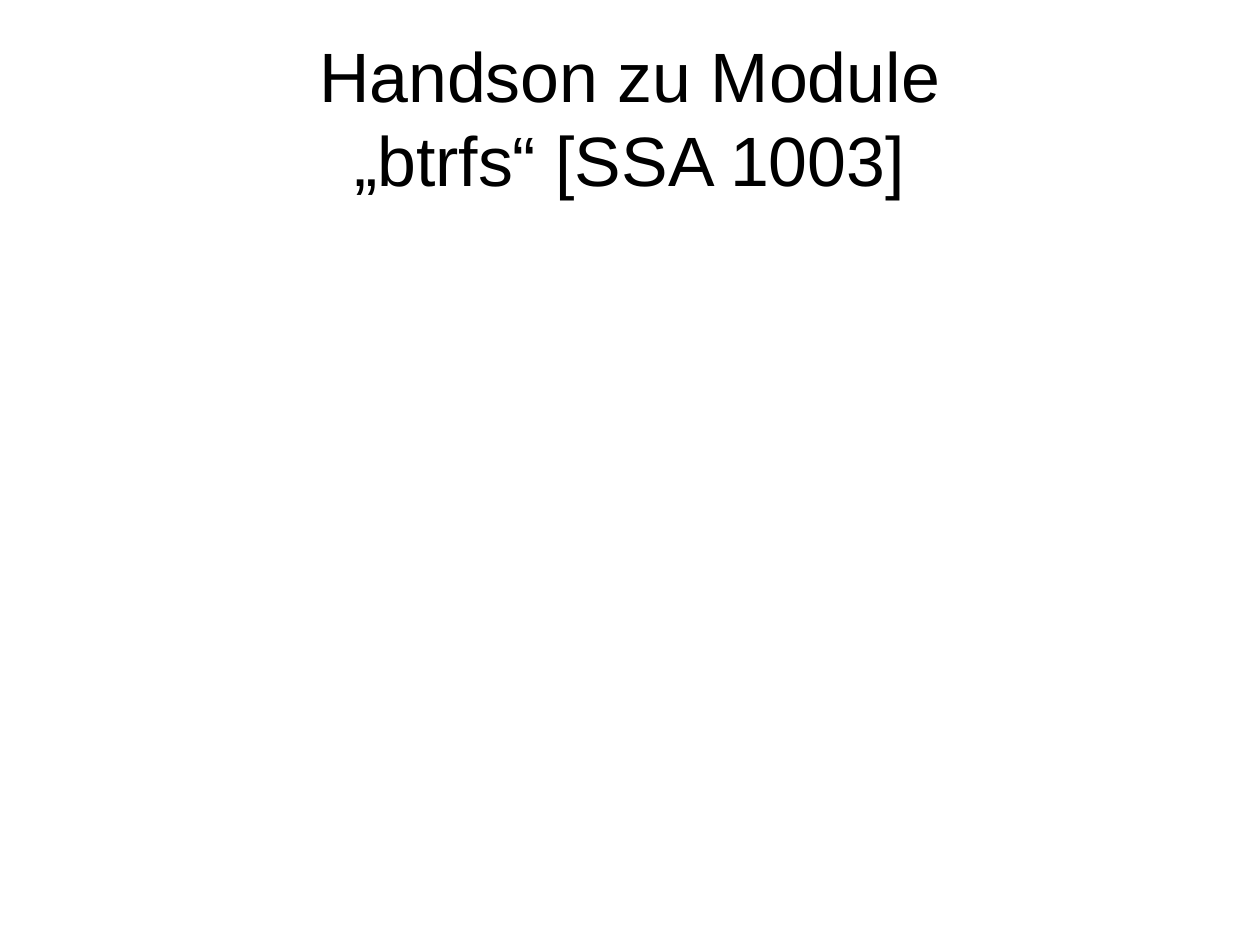
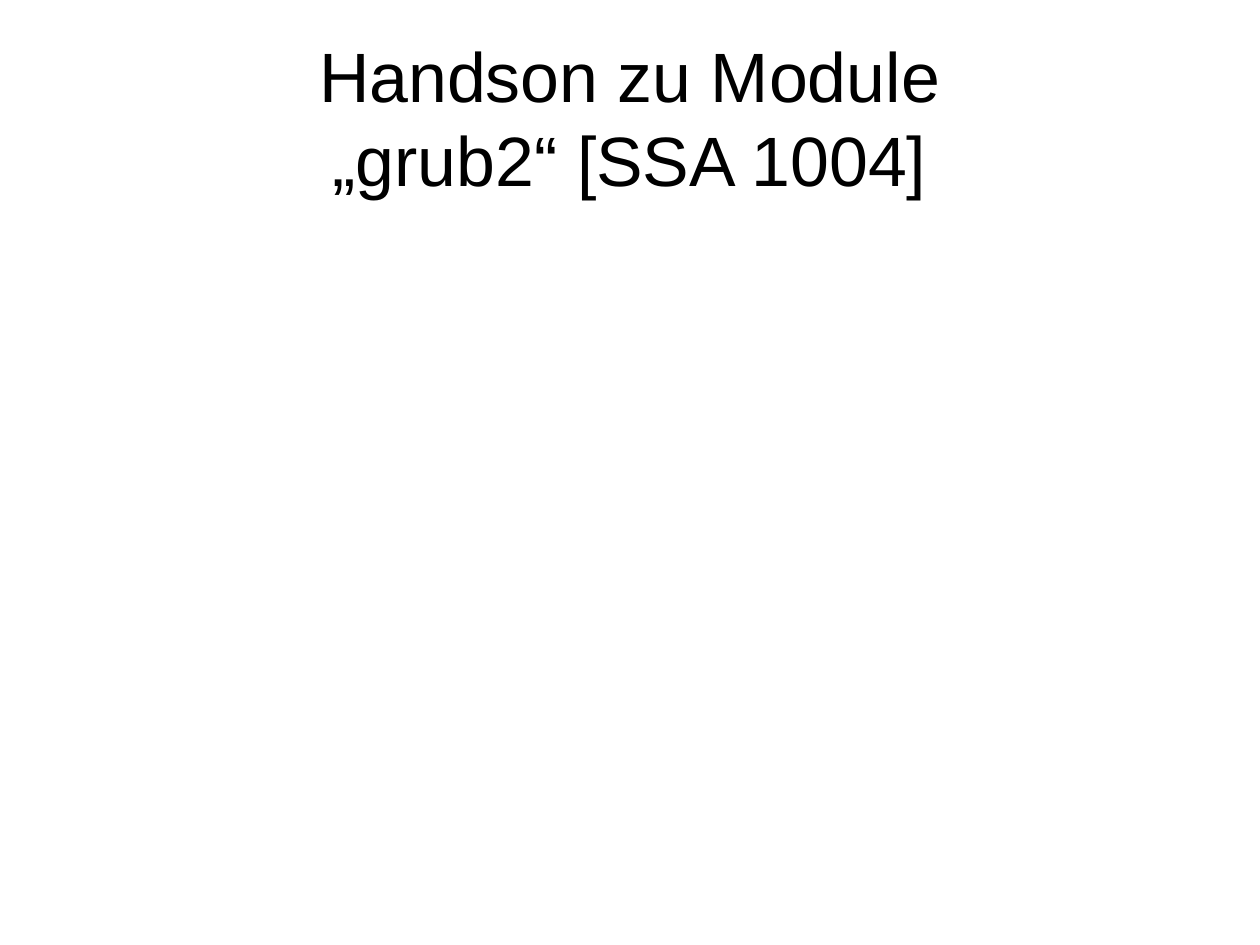
Before and after one commit to adfinis/adsy-trainings, a slide deck: slide 1 of SSA_SUSE-System-Administration/1004_grub2/modul_grub2_1004_03_handson.odp. Drawn at 1260x945 pixels with LibreOffice and Linux fonts; fonts in the diff are those of the drawing. Boxes give left, top, right and bottom in pixels: in the first picture for what was removed or moved away, otherwise in the second. Text is boxed around its words. In the diff, an @@ line names an element or a change of style, - is before the commit and + after.

Commit message:
update module grub2

```diff
--- a/SSA_SUSE-System-Administration/1004_grub2/modul_grub2_1004_03_handson.odp
+++ b/SSA_SUSE-System-Administration/1004_grub2/modul_grub2_1004_03_handson.odp
@@ title at (319, 51, 940, 199): text changed @@
-Handson zu Module
-„btrfs“ [SSA 1003]
+Handson zu Module
+„grub2“ [SSA 1004]
```
Also in this commit, not shown: 1 other slide changed, 2 slides added, 2 slides removed, 1 other file.
